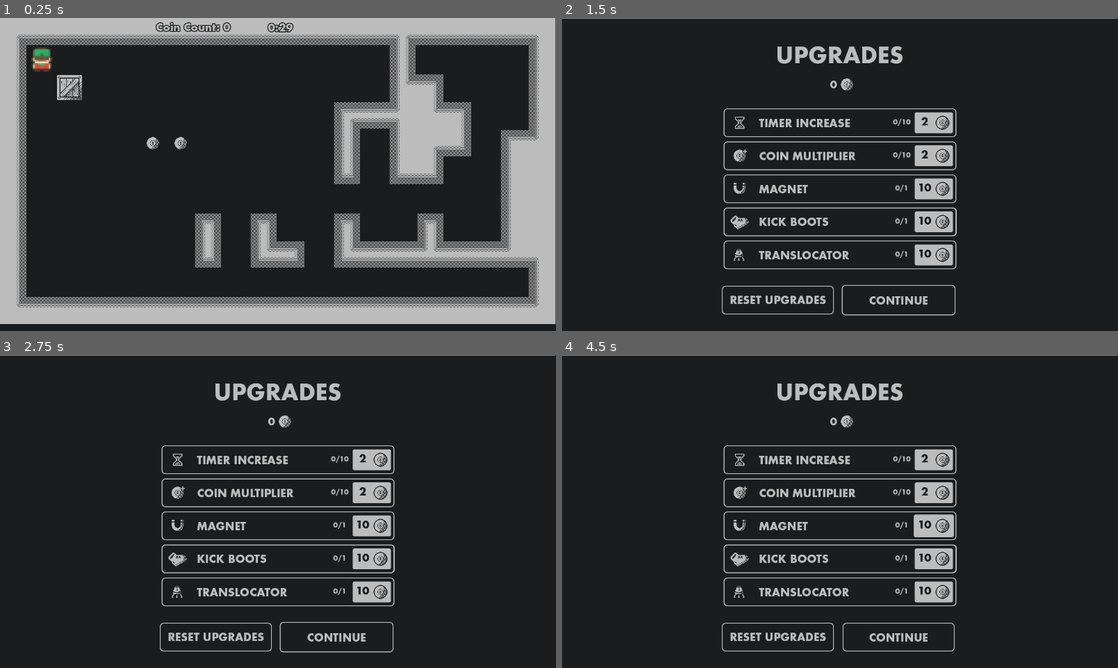
Above: before the commit, frames 1-4 (two rows, left to right).
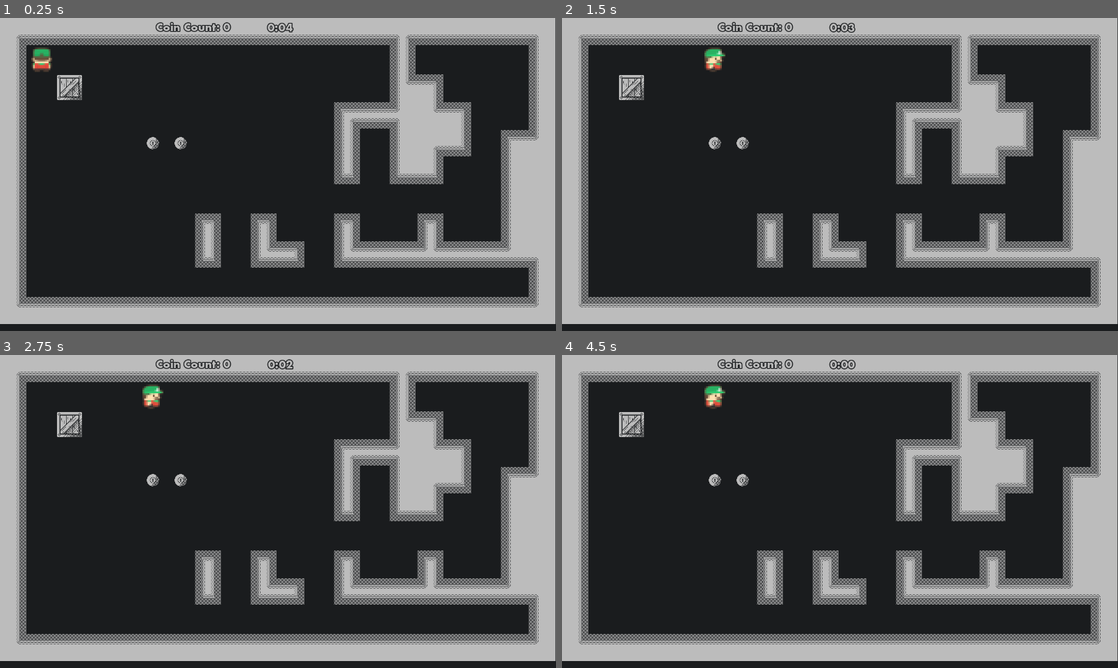
Above: after the commit, the same moments.

Repository: ParryTotato/1BitJam2025
Game: Godot game, scene res://Scenes/Main/main.tscn
Two runs of this game, one before a commit and one after it. Both use one fixed random seed, a clock stepped at 60 frames per second and the inputs below.
Inputs (mouse positions are in pixels of both pictures, inside the frame that each line leads up to):
- Up to frame 1 (0.25 s): no input
- Up to frame 2 (1.5 s): tap Enter (ui_accept) at 0.5 s; hold Right (ui_right) 0.53-1.25 s; hold Enter (ui_accept) 0.53-1.25 s; click (901, 299) at 1.27 s
- Up to frame 3 (2.75 s): click (339, 636) at 2.02 s
- Up to frame 4 (4.5 s): click (934, 458) at 2.75 s, where only the run before the commit has a clickable "2"; click (934, 492) at 3.5 s, where only the run before the commit has a clickable "2"; click (934, 527) at 4.25 s, where only the run before the commit has a clickable "10"

The runs differ from the first frame. In frame 1, less than 0.1% of the frame differs, in the area x 48-53%, y 1-5%; in frame 2, 43%; in frame 3, 43%; in frame 4, 43%, in the area x 0-100%, y 0-98%.

Commit message:
Added on Timer End functionality

Diff:
--- a/Scenes/Coin/coin_count.gd
+++ b/Scenes/Coin/coin_count.gd
@@ -5,7 +5,7 @@
 	Messenger.coin_count_updated.connect(_on_coin_count_updated)
 
 
-func _process(delta: float) -> void:
+func _process(_delta: float) -> void:
 	pass
 
 
--- a/Scenes/Main/main.gd
+++ b/Scenes/Main/main.gd
@@ -6,11 +6,18 @@
 
 func _ready():
 	timer.start_timer()
+	Messenger.timer_ended.connect(_on_timer_ended)
+	#Messenger.game_continued.connect( put callback here )
 
 
-func _unhandled_input(event: InputEvent) -> void:
-	if event.is_action_pressed("ui_accept"):
-		upgrade_shop.visible = true
+#func _unhandled_input(event: InputEvent) -> void:
+#	if event.is_action_pressed("ui_accept"):
+#		upgrade_shop.visible = true
 
-	if event.is_action_pressed("ui_cancel"):
-		upgrade_shop.visible = false
+#	if event.is_action_pressed("ui_cancel"):
+#		upgrade_shop.visible = false
+
+func _on_timer_ended():
+	upgrade_shop.visible = true
+
+# TODO add Func for game_continued signal
--- a/Scenes/UpgradeShop/upgrade_shop.tscn
+++ b/Scenes/UpgradeShop/upgrade_shop.tscn
@@ -24,7 +24,7 @@
 grow_vertical = 2
 script = ExtResource("1_407bl")
 
-[node name="Sprite2D" type="Sprite2D" parent="."]
+[node name="Background" type="Sprite2D" parent="."]
 position = Vector2(640, 360)
 texture = ExtResource("2_0w830")
 
--- a/Scenes/timer.gd
+++ b/Scenes/timer.gd
@@ -1,6 +1,6 @@
 extends Label
 
-@export var initial_time: float = 30.0
+@export var initial_time: float = 5.0
 
 var time_left: float = initial_time
 var timer_active := false
@@ -29,4 +29,5 @@
 func timer_ended():
 	timer_active = false
 	text = "0:00"
+	Messenger.timer_ended.emit()
 	#TODO: Add game over logic
--- a/messenger.gd
+++ b/messenger.gd
@@ -10,3 +10,7 @@
 signal translocator_upgraded
 signal upgrades_refunded
 signal coin_count_updated
+signal game_continued
+
+# Timer
+signal 	timer_ended
